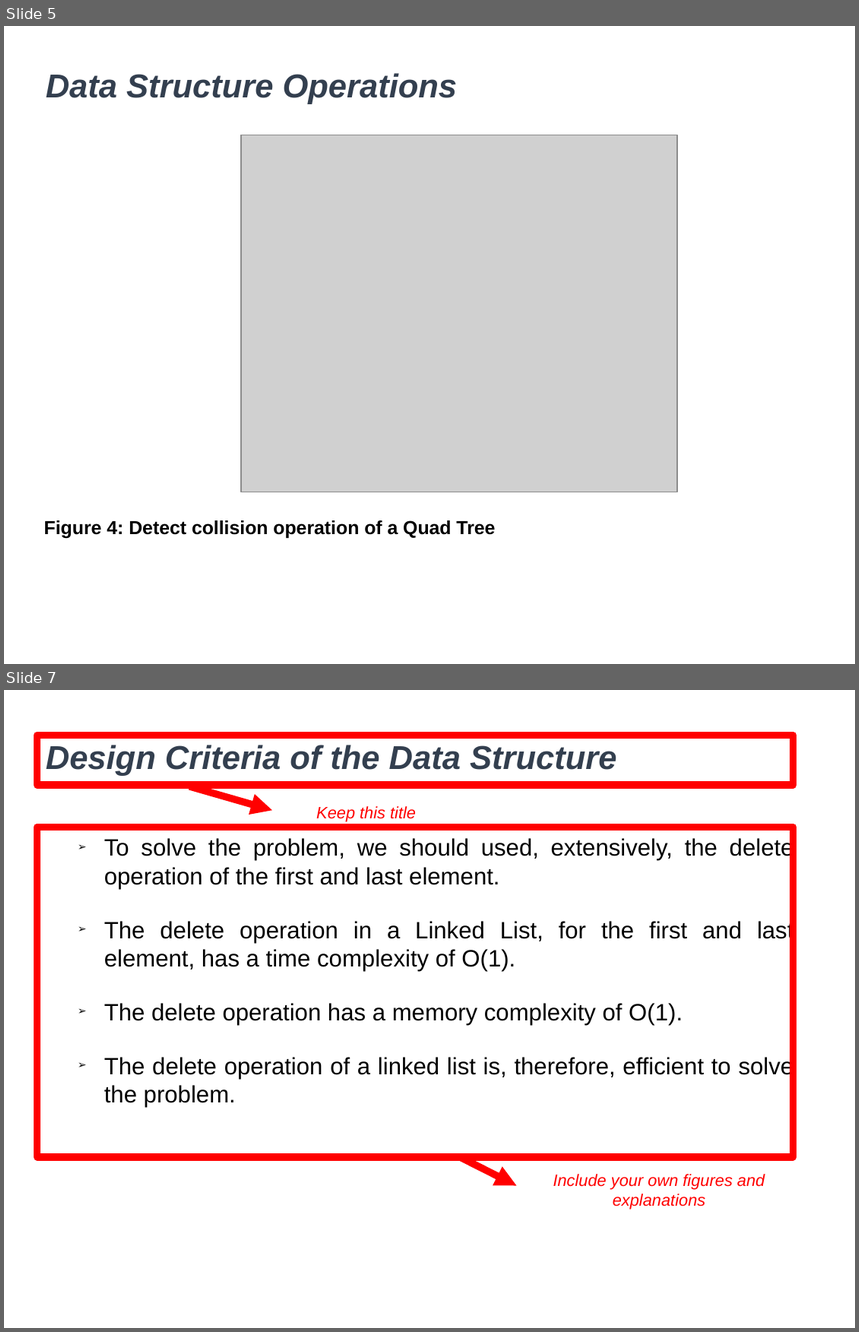
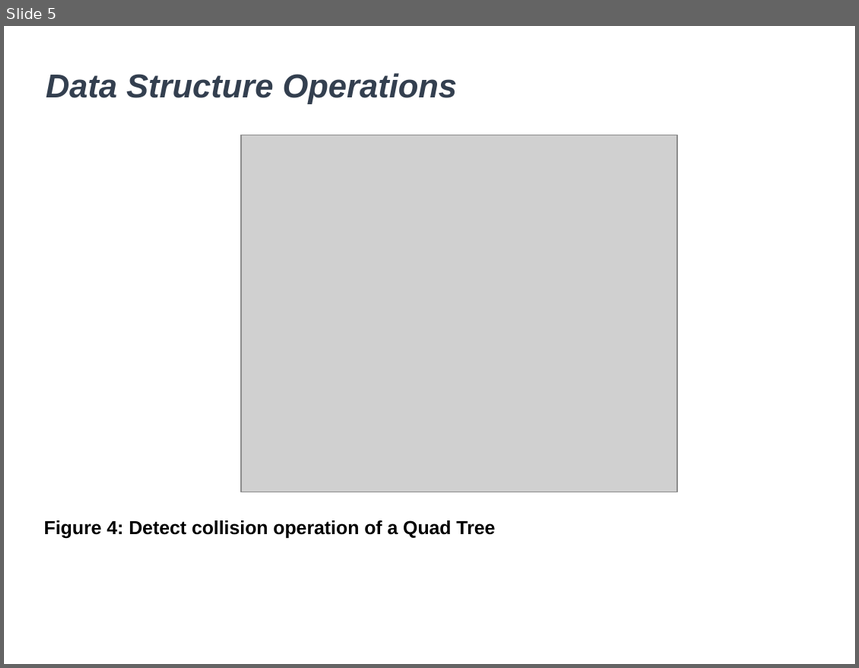
Before and after one commit to lbzuluagag/ST0245-032, a slide deck: proyecto/DatosProyecto.pptx. Shown one above the other, each under a label of ours: slides 5 and 7 before the commit, slide 5 after it; the slides between them are not shown. The pictures are 859x1332 and 859x668 pixels, drawn with LibreOffice and Linux fonts; fonts in the diff are those of the drawing; grey boxes stand for pictures; background and template pictures are left out. Boxes give left, top, right and bottom in pixels: in the first picture for what was removed or moved away, otherwise in the second. Text is boxed around its words. In the diff, an @@ line names an element or a change of style, - is before the commit and + after.

```diff
--- a/proyecto/DatosProyecto.pptx
+++ b/proyecto/DatosProyecto.pptx
@@ slide 7 removed at (4, 690, 855, 1328), background picture (left out) @@
@@ rectangle removed at (37, 735, 793, 785) @@
@@ text removed at (46, 745, 617, 776) @@
-Design Criteria of the Data Structure
@@ freeform shape removed at (189, 787, 272, 810) @@
@@ text removed at (316, 806, 416, 822) @@
-Keep this title
@@ rectangle removed at (37, 827, 793, 1157) @@
@@ text removed at (104, 837, 794, 1108) @@
-➢ To solve the problem, we should used, extensively, the delete operation of the first and last element.
-➢ The delete operation in a Linked List, for the first and last element, has a time complexity of O(1).
-➢ The delete operation has a memory complexity of O(1).
-➢ The delete operation of a linked list is, therefore, efficient to solve the problem.
@@ freeform shape removed at (461, 1158, 516, 1186) @@
@@ text removed at (553, 1174, 765, 1210) @@
-Include your own figures and
-explanations
```
Also in this commit, not shown: 4 slides changed, 1 other file.
